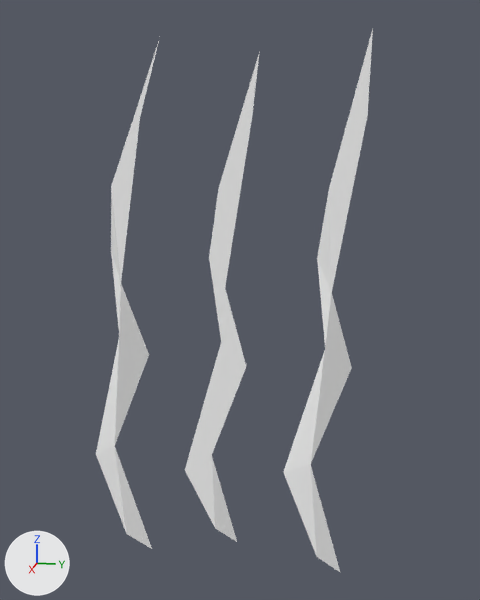
A saved change to the OBJ model src/models/players/drum_waves.obj.
The view is the same before and after, from a camera (50 mm lens) standing at (165.1, 27.2, 37.4) and looking at (43.8, 2.9, 7.1). Arrows for +X, +Y and +Z are at lower left; the lights stay in place. Where no turn or scale is listed for an object, it has been applied to the vertices.

Objects in the first picture: 'drum_waves'.
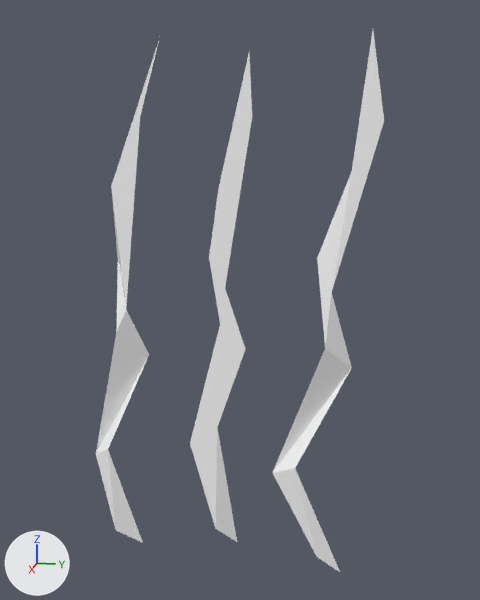
Where the change shows, as pixel boxes [x1, y1, x2, y2] in the pictures (480 x 600 px; the box of a moved part takes in the faces that stretch with it):
'drum_waves', reshaped
    before: [96, 29, 373, 572]
    after: [96, 31, 384, 572]
part 1 of me_drum_waves, moved or reshaped
    both: [96, 119, 351, 572]
part 2 of me_drum_waves, moved or reshaped
    before: [317, 29, 373, 292]
    after: [317, 31, 384, 292]
part 3 of me_drum_waves, moved or reshaped
    before: [219, 51, 260, 186]
    after: [219, 53, 252, 186]

Diff of the bpy script that builds the scene:
```diff
--- a/src/models/players/drum_waves.obj.py
+++ b/src/models/players/drum_waves.obj.py
@@ me_drum_waves @@
 me_drum_waves.from_pydata(...)  # 33 vertices, 27 faces; spans x 43.9..47.0, y -28.3..25.7, z -49.0..54.7
 # used by ob_drum_waves; location = (0.0, 0.0, 0.0)
-me_drum_waves.vertices[3].co = (47.0, -19.7, 10.1)  # pixel (121, 283)
-me_drum_waves.vertices[4].co = (43.9, -22.8, 15.7)  # pixel (110, 250)
-me_drum_waves.vertices[6].co = (47.0, -20.6, -0.5)  # pixel (119, 335)
-me_drum_waves.vertices[7].co = (47.0, -22.7, -24.2)  # pixel (114, 446)
-me_drum_waves.vertices[9].co = (44.6, -16.2, -49.0)  # pixel (152, 549)
-me_drum_waves.vertices[10].co = (47.0, -20.9, -44.3)  # pixel (126, 533)
-me_drum_waves.vertices[16].co = (47.0, 4.8, -5.1)  # pixel (246, 366)
-me_drum_waves.vertices[17].co = (47.0, -0.1, -0.5)  # pixel (221, 341)
-me_drum_waves.vertices[18].co = (47.0, -2.2, -24.2)  # pixel (211, 455)
-me_drum_waves.vertices[19].co = (47.0, -7.9, -28.1)  # pixel (184, 470)
-me_drum_waves.vertices[29].co = (47.0, 17.5, -24.2)  # pixel (310, 464)
-me_drum_waves.vertices[30].co = (43.9, 11.8, -28.1)  # pixel (283, 472)
-me_drum_waves.vertices[23].co = (47.0, 25.4, 40.7)  # pixel (367, 116)
-me_drum_waves.vertices[24].co = (47.0, 19.3, 28.5)  # pixel (328, 189)
-me_drum_waves.vertices[11].co = (47.0, 6.9, 51.5)  # pixel (259, 51)
+# me_drum_waves part 1
+me_drum_waves.vertices[3].co = (47.0, -18.9, 4.9)  # pixel (126, 309)
+me_drum_waves.vertices[4].co = (43.9, -21.5, 14.1)  # pixel (117, 259)
+me_drum_waves.vertices[6].co = (47.0, -21.1, 0.2)  # pixel (116, 331)
+me_drum_waves.vertices[7].co = (47.0, -24.2, -25.2)  # pixel (108, 449)
+me_drum_waves.vertices[9].co = (44.6, -18.2, -47.7)  # pixel (143, 542)
+me_drum_waves.vertices[10].co = (47.0, -23.4, -43.8)  # pixel (115, 530)
+me_drum_waves.vertices[16].co = (47.0, 4.6, -1.7)  # pixel (245, 349)
+me_drum_waves.vertices[17].co = (47.0, -0.3, 2.9)  # pixel (220, 324)
+me_drum_waves.vertices[18].co = (47.0, -1.0, -18.2)  # pixel (217, 427)
+me_drum_waves.vertices[19].co = (47.0, -6.7, -22.1)  # pixel (189, 443)
+me_drum_waves.vertices[29].co = (47.0, 14.5, -25.3)  # pixel (295, 468)
+me_drum_waves.vertices[30].co = (43.9, 9.6, -28.5)  # pixel (272, 472)
+# me_drum_waves part 2
+me_drum_waves.vertices[23].co = (47.0, 28.2, 40.0)  # pixel (384, 120)
+me_drum_waves.vertices[24].co = (47.0, 23.1, 31.7)  # pixel (351, 170)
+# me_drum_waves part 3
+me_drum_waves.vertices[11].co = (47.0, 5.2, 51.7)
 me_drum_waves.materials.append(mat_material_drum)
```
